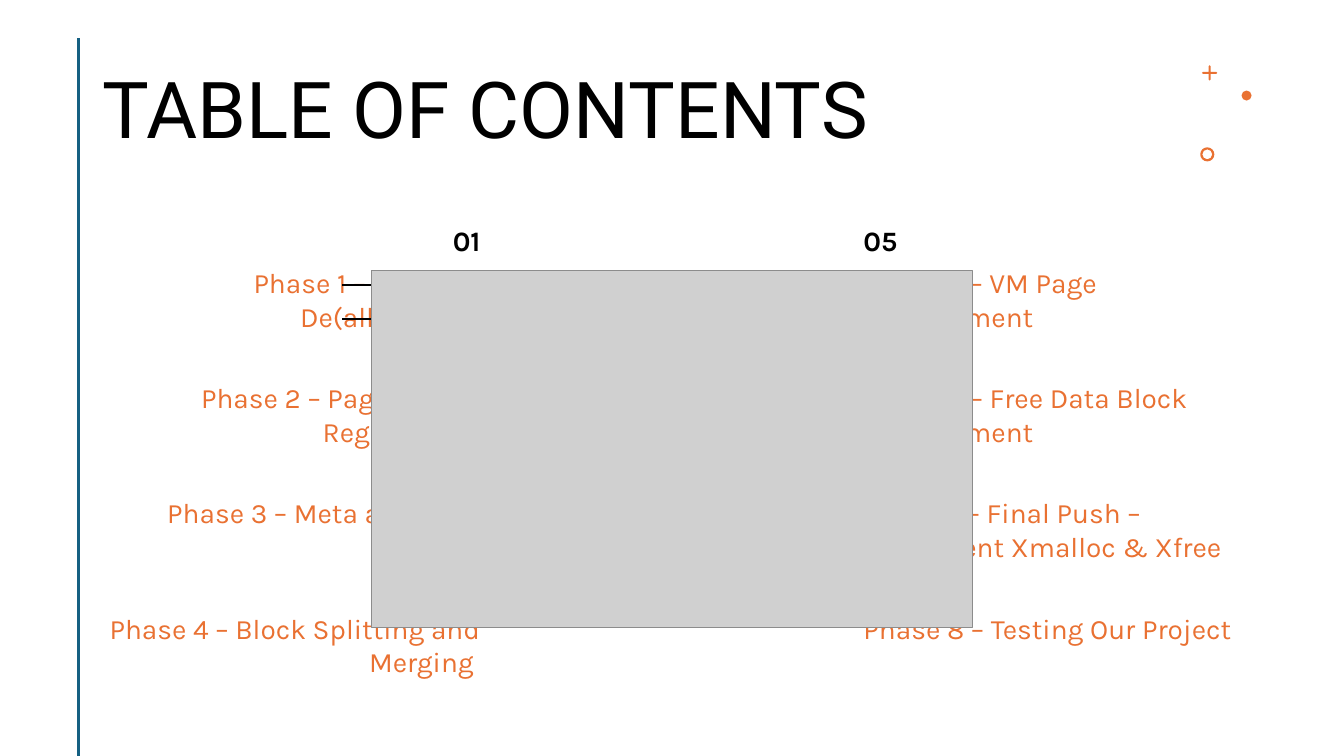
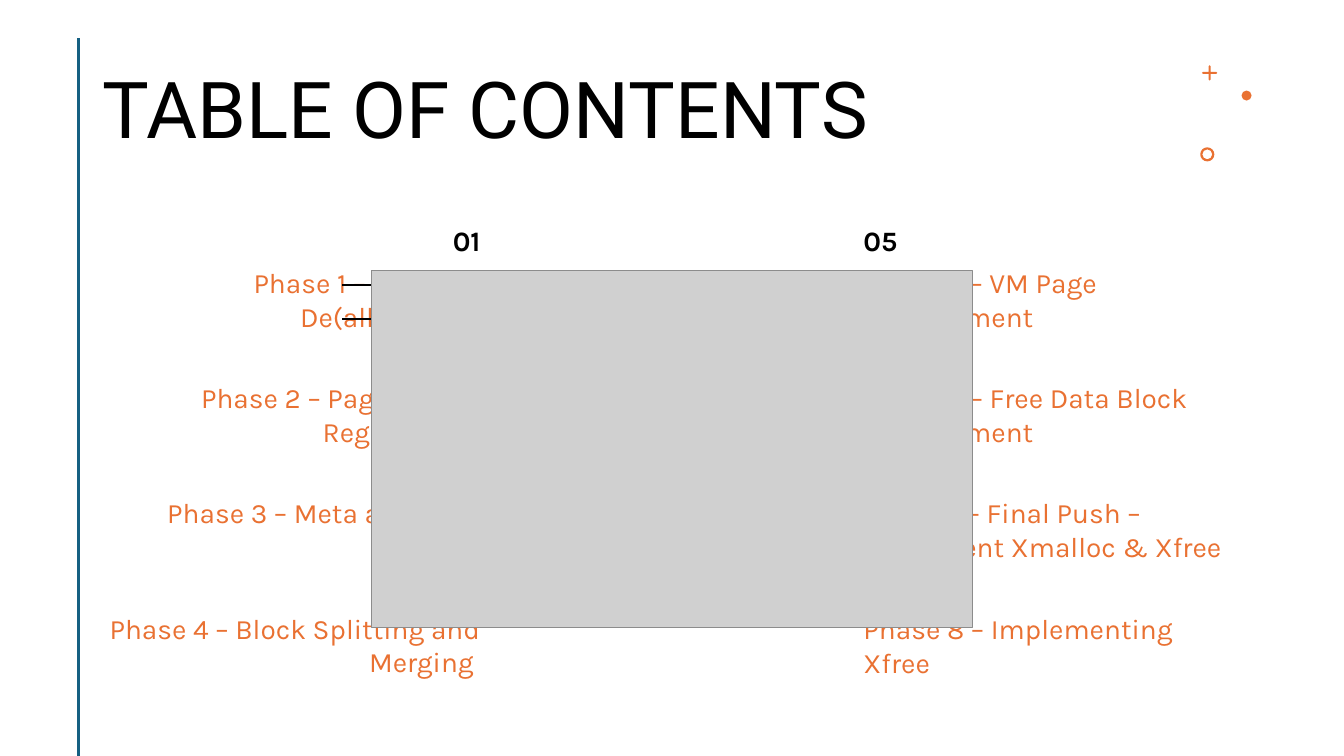
Before and after one commit to Mahmoud-Abdelraouf/STmicro-System-Programming-under-Linux, a slide deck: slide 14 of 04.Advanced/Tasks/Heap_Memory_Manager/HeapMemoryManager.pptx. Drawn at 1344x756 pixels with LibreOffice and Linux fonts; fonts in the diff are those of the drawing; grey boxes stand for pictures. Boxes give left, top, right and bottom in pixels: in the first picture for what was removed or moved away, otherwise in the second. Text is boxed around its words. In the diff, an @@ line names an element or a change of style, - is before the commit and + after.

Commit message:
update the table of content of the presentation

```diff
--- a/04.Advanced/Tasks/Heap_Memory_Manager/HeapMemoryManager.pptx
+++ b/04.Advanced/Tasks/Heap_Memory_Manager/HeapMemoryManager.pptx
@@ text at <box>863,619,1173,674</box>: text changed @@
-Phase 8 – Testing Our Project
+Phase 8 – Implementing Xfree
```
Also in this commit, not shown: 5 other slides changed.
